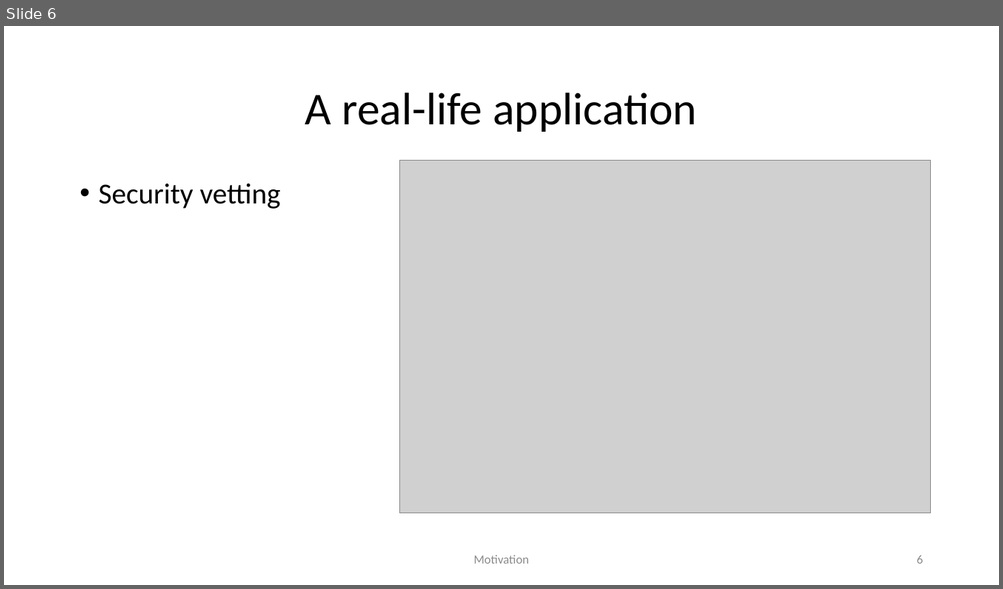
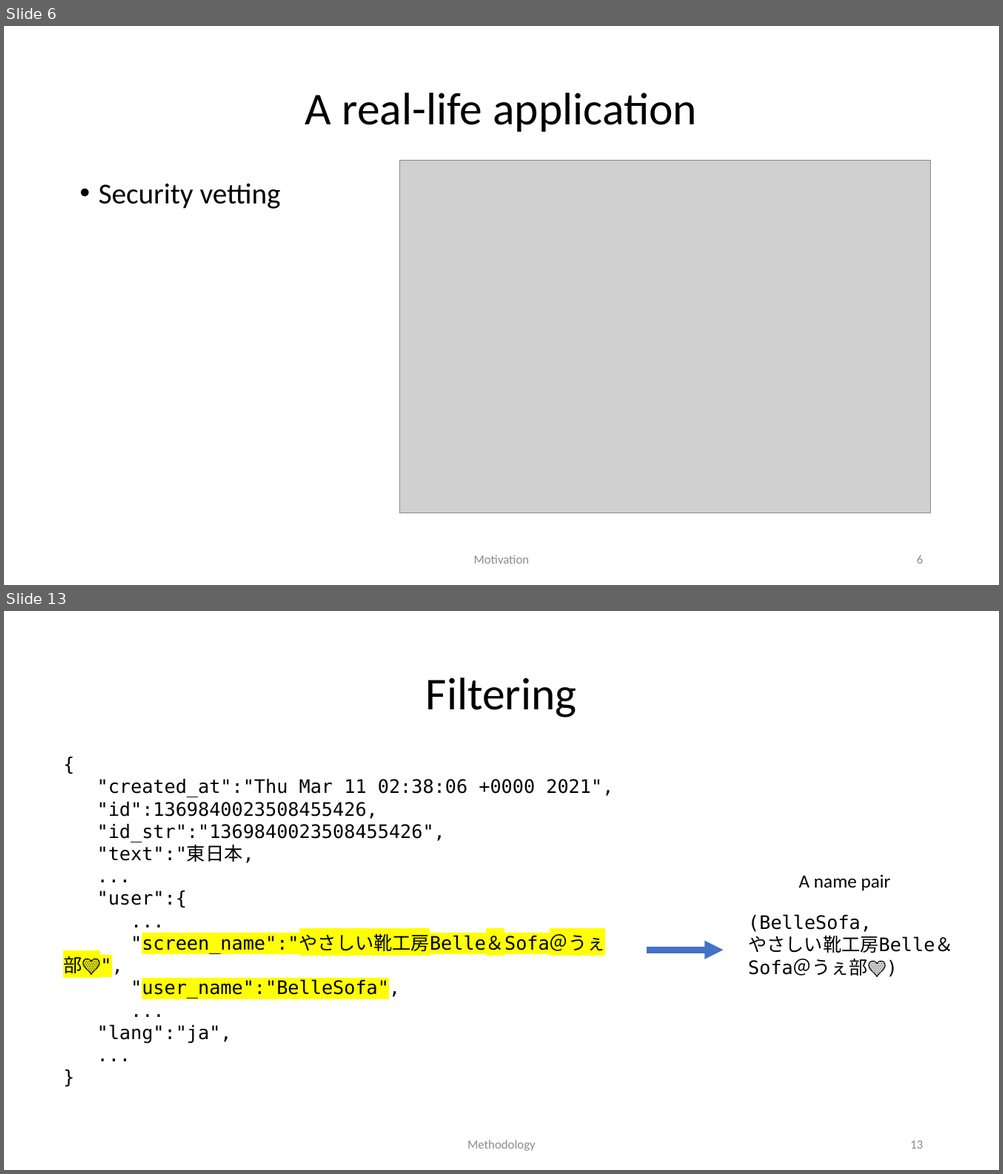
Before and after one commit to yu-greenland/name_transliteration, a slide deck: documents/actual presentation.pptx. Shown one above the other, each under a label of ours: slide 6 before the commit, slides 6 and 13 after it; the slides between them are not shown. The pictures are 1003x589 and 1003x1174 pixels, drawn with LibreOffice and Linux fonts; fonts in the diff are those of the drawing; grey boxes stand for pictures. Boxes give left, top, right and bottom in pixels: in the first picture for what was removed or moved away, otherwise in the second. Text is boxed around its words. In the diff, an @@ line names an element or a change of style, - is before the commit and + after.

```diff
--- a/documents/actual presentation.pptx
+++ b/documents/actual presentation.pptx
@@ slide 13 added at <box>4,611,999,1170</box>, background #FFFFFF @@
@@ title added at <box>426,678,577,718</box>, 44 pt, text #000000 @@
+Filtering
@@ text added at <box>63,779,613,1044</box>, 18 pt, text #000000 @@
+{
+"created_at":"Thu Mar 11 02:38:06 +0000 2021",
+"id":1369840023508455426,
+"id_str":"1369840023508455426",
+"text":"東日本,
+...
+"user":{
+...
+"screen_name":"やさしい靴工房Belle＆Sofa＠うぇ部💛",
+"user_name":"BelleSofa",
+...
+"lang":"ja",
+...
+}
@@ text added at <box>799,874,891,891</box>, 18 pt, text #000000 @@
+A name pair
@@ text added at <box>748,914,953,977</box>, 18 pt, text #000000 @@
+(BelleSofa,
+やさしい靴工房Belle＆Sofa＠うぇ部💛)
@@ arrow added from (646, 951) to (723, 951), #4472C4 6 pt @@
@@ text added at <box>467,1140,535,1151</box>, 12 pt, text #8C8C8C @@
+Methodology
@@ page number added at <box>910,1141,922,1149</box>, 12 pt, text #8C8C8C @@
+13
```
Also in this commit, not shown: 2 slides changed, 22 other slides added, 3 other files.
